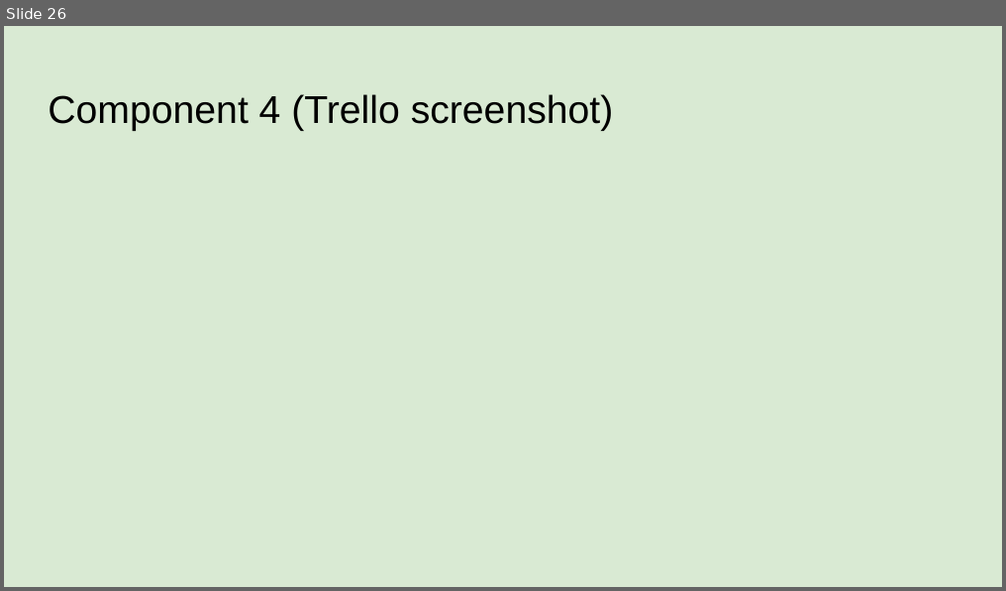
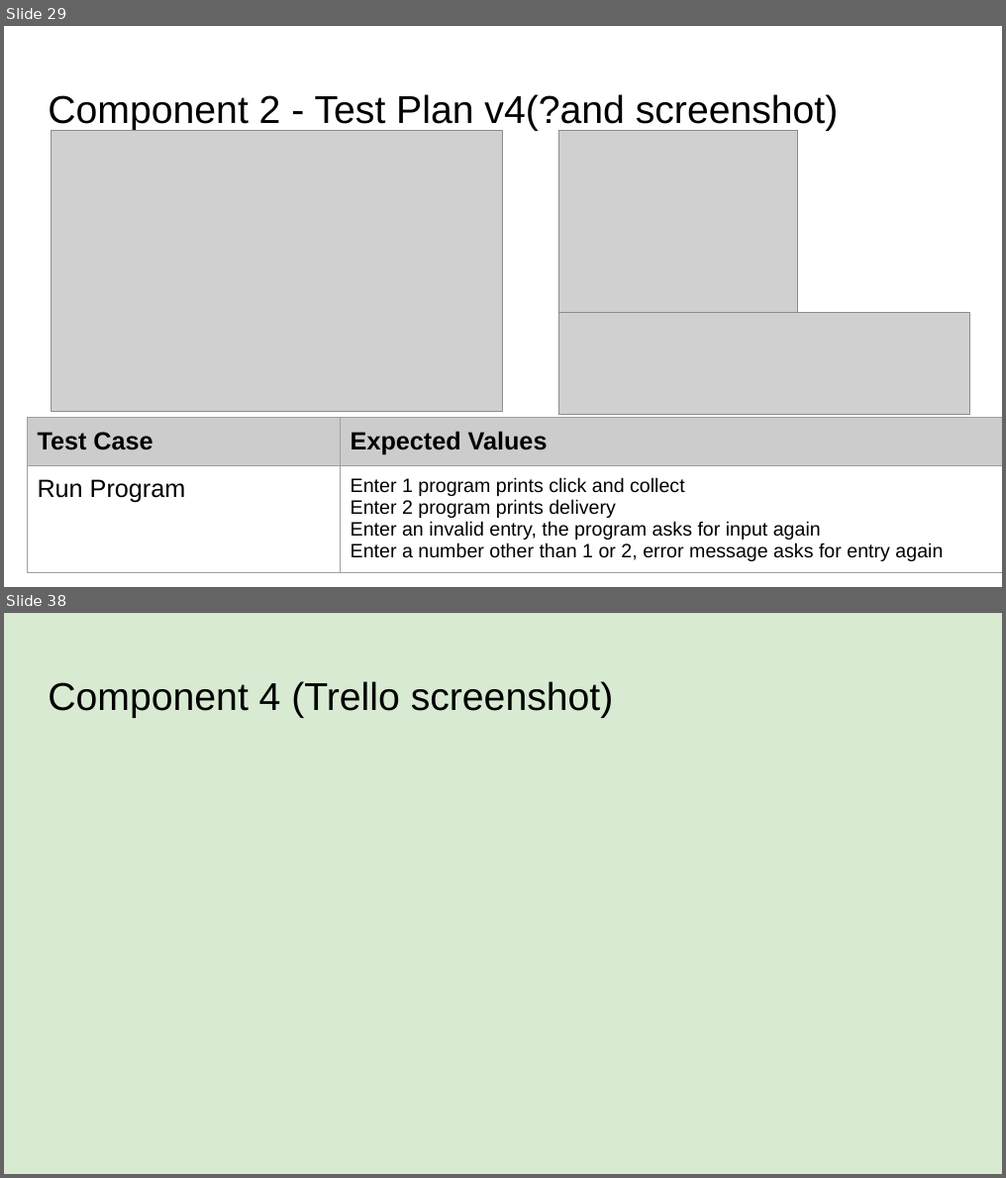
Before and after one commit to Dannel10/Burger_Bot, a slide deck: Dannel Rajesh - 000_91896 _ 91897 Documentation - 1026292.pptx. Shown one above the other, each under a label of ours: slide 26 before the commit, slides 29 and 38 after it; the slides between them are not shown. The pictures are 1006x591 and 1006x1178 pixels, drawn with LibreOffice and Linux fonts; fonts in the diff are those of the drawing; grey boxes stand for pictures. Boxes give left, top, right and bottom in pixels: in the first picture for what was removed or moved away, otherwise in the second. Text is boxed around its words. In the diff, an @@ line names an element or a change of style, - is before the commit and + after.

Commit message:
Finished component 3
Completed Component 3 Click and Collect information v1,v2, v3, v4
Improved code for not blank code repeated code

```diff
--- a/Dannel Rajesh - 000_91896 _ 91897 Documentation - 1026292.pptx
+++ b/Dannel Rajesh - 000_91896 _ 91897 Documentation - 1026292.pptx
@@ slide 29 added at (x1=4, y1=26, x2=1002, y2=587), background #FFFFFF @@
@@ title added at (x1=48, y1=94, x2=839, y2=131), 28 pt, text #000000 @@
+Component 2 - Test Plan v4(?and screenshot)
@@ picture added at (x1=51, y1=131, x2=503, y2=411) @@
@@ picture added at (x1=558, y1=131, x2=797, y2=313) @@
@@ picture added at (x1=558, y1=313, x2=970, y2=415) @@
@@ table added at (x1=27, y1=418, x2=1002, y2=580), 2 rows, 2 columns @@
+Test Case | Expected Values
+Run Program | Enter 1 program prints click and collect / Enter 2 program prints delivery / Enter an invalid entry, the program asks for input again / Enter a number other than 1 or 2, error message asks for entry again
@@ what was slide 26 is now slide 38 @@
```
Also in this commit, not shown: 5 slides changed, 11 other slides added, 7 other files.
